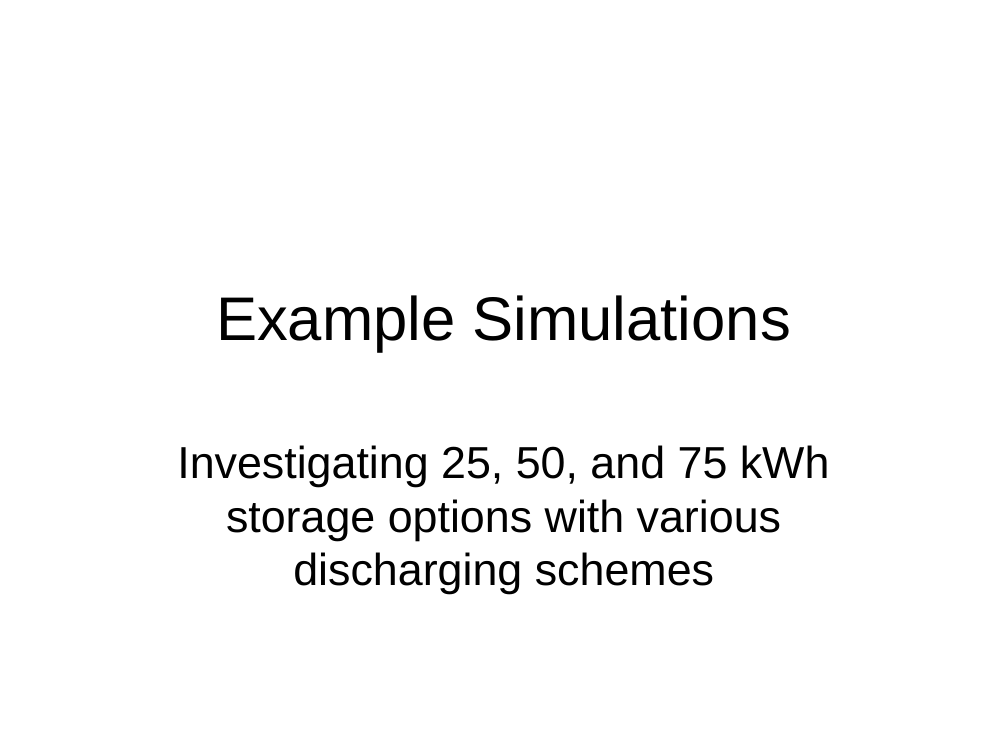
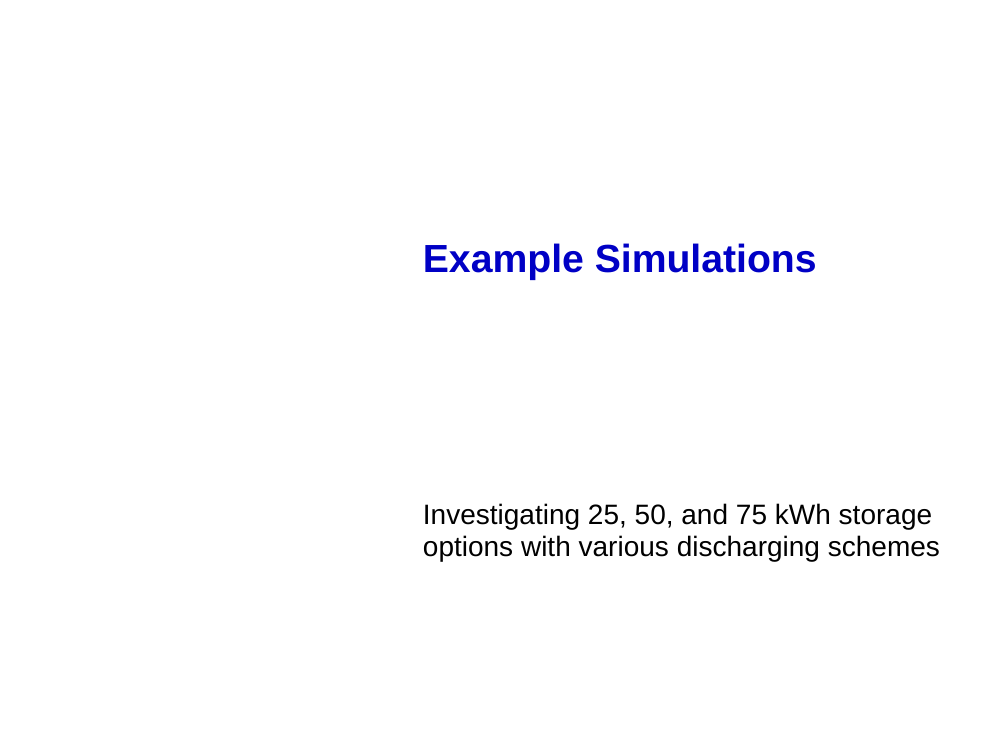
Before and after one commit to dss-extensions/opendss-svn-mirror, a slide deck: slide 6 of Training/StorageDemo.ppt. Drawn at 1008x756 pixels with LibreOffice and Linux fonts; fonts in the diff are those of the drawing; background and template pictures are left out. Boxes give left, top, right and bottom in pixels: in the first picture for what was removed or moved away, otherwise in the second. Text is boxed around its words. In the diff, an @@ line names an element or a change of style, - is before the commit and + after.

Commit message:
Updated StorageDemo.ppt

```diff
--- a/Training/StorageDemo.ppt
+++ b/Training/StorageDemo.ppt
@@ title "Example Simulations": place and size @@
-title "Example Simulations" at box(216, 295, 791, 352)
+title "Example Simulations" at box(423, 243, 817, 280)
@@ title "Example Simulations" at box(423, 243, 817, 280): size 44 to 28 pt, text colour #000000 to #0000C5, bold on; alignment centre to left; line spacing 1 to 0.95; vertical alignment middle to top @@
@@ subtitle "Investigating 25, 50, and 75 ...": place and size @@
-subtitle "Investigating 25, 50, and 75 ..." at box(177, 445, 830, 594)
+subtitle "Investigating 25, 50, and 75 ..." at box(423, 503, 940, 561)
@@ subtitle "Investigating 25, 50, and 75 ..." at box(423, 503, 940, 561): size 32 to 20 pt; alignment centre to left; line spacing 1 to 0.95; less space between paragraphs @@
```
Also in this commit, not shown: 19 other slides changed.
